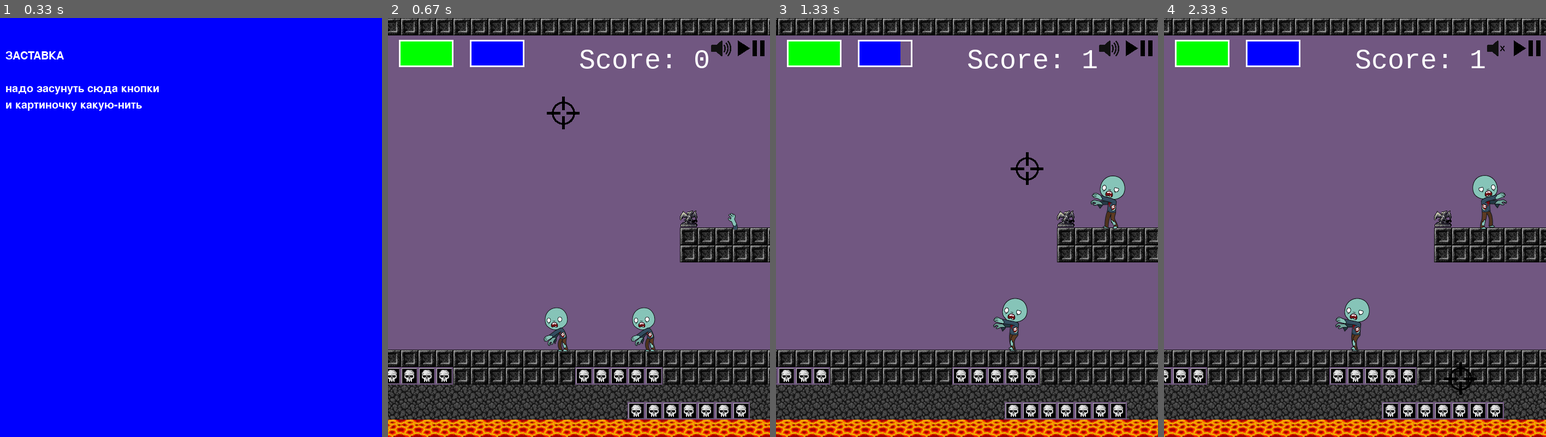
Above: before the commit, frames 1-4 (left to right).
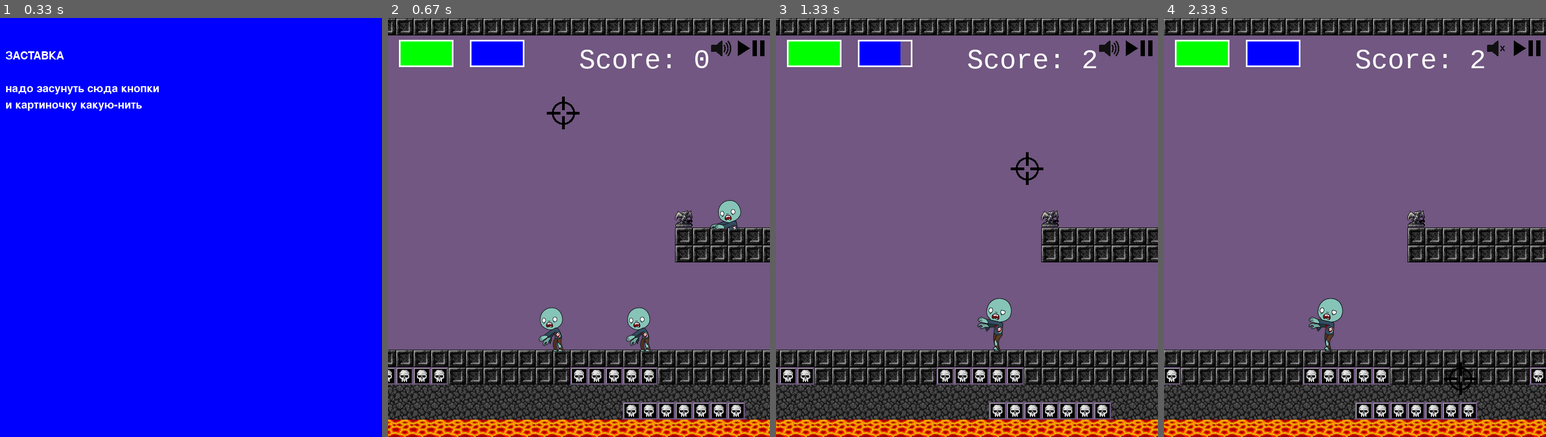
Above: after the commit, the same moments.

Repository: bezvershenko/YandexLyceymPyGame
Game: pygame game, started from test.py
Two runs of this game, one before a commit and one after it. Both use one fixed random seed, a clock stepped at 60 frames per second and the inputs below.
Inputs (mouse positions are in pixels of both pictures, inside the frame that each line leads up to):
- Up to frame 1 (0.33 s): no input
- Up to frame 2 (0.67 s): press the mouse at (750, 47) at 0.37 s; move the mouse to (655, 80) at 0.47 s; release the mouse at (563, 114) at 0.6 s
- Up to frame 3 (1.33 s): click (940, 319) at 0.72 s; press the mouse at (1108, 198) at 1.03 s; move the mouse to (1066, 181) at 1.13 s; release the mouse at (1028, 168) at 1.27 s
- Up to frame 4 (2.33 s): press the mouse at (1496, 47) at 1.37 s; move the mouse to (1419, 214) at 1.47 s; release the mouse at (1347, 378) at 1.6 s; press the mouse at (1526, 47) at 1.7 s; move the mouse to (1439, 164) at 1.8 s; release the mouse at (1351, 286) at 1.93 s; press the mouse at (1526, 47) at 2.03 s; move the mouse to (1492, 214) at 2.13 s; release the mouse at (1461, 378) at 2.27 s

Frame 1 is identical in both runs. In frame 2, 16% of the frame differs, in the area x 0-100%, y 0-100%; in frame 3, 17%; in frame 4, 19%.

Commit message:
увеличена скорость, ее проще регулировать
Signed-off-by: vasilmao <vasezs@inbox.ru>

Diff:
--- a/test.py
+++ b/test.py
@@ -181,9 +181,9 @@
         self.stage = -1
         self.damage = True
 
-    def move_cam(self):
-        self.moving -= 1
-        self.rect.x -= 1
+    def move_cam(self, d):
+        self.moving -= d
+        self.rect.x -= d
 
     def move(self):
         if self.stage == -1:
@@ -303,11 +303,11 @@
             if callable(get_event):
                 element.get_event(event)
 
-    def move_cam(self):
+    def move_cam(self, d):
         for element in self.elements:
             move_cam = getattr(element, "move_cam", None)
             if callable(move_cam):
-                element.move_cam()
+                element.move_cam(d)
 
     def move(self):
         for element in self.elements:
@@ -335,14 +335,14 @@
         self.img = img
         self.rep = False
 
-    def move_cam(self):
+    def move_cam(self, d):
         if self.x > -(len(main_arr[0]) * 32 - 700):
-            self.x -= 1
+            self.x -= d
         elif self.x == -(len(main_arr[0]) * 32 - 700):
             self.rep = True
-            self.x -= 1
+            self.x -= d
         elif -(len(main_arr[0]) * 32 - 700) > self.x > -(len(main_arr[0]) * 32):
-            self.x -= 1
+            self.x -= d
             self.rep = True
         else:
             self.x += len(main_arr[0]) * 32
@@ -466,7 +466,7 @@
 
     pygame.mouse.set_visible(False)
     if not pause.pause:
-        gui.move_cam()
+        gui.move_cam(2)
         gui.move()
         gui.update()
     gui.render(screen)
